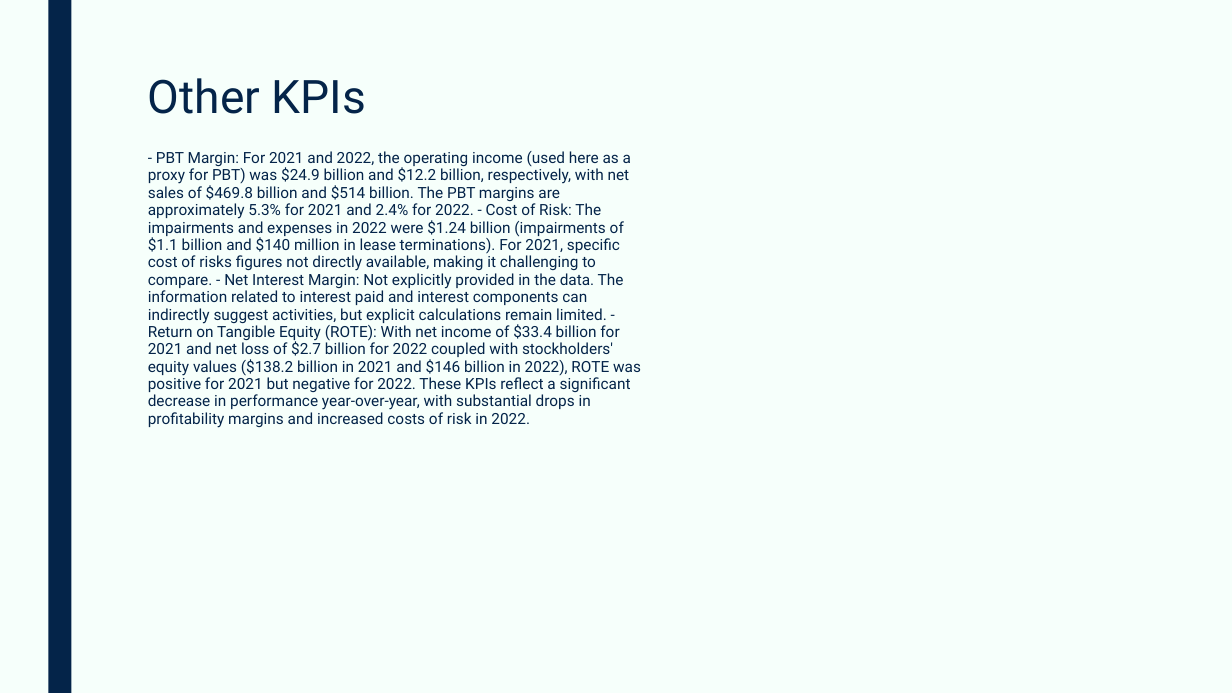
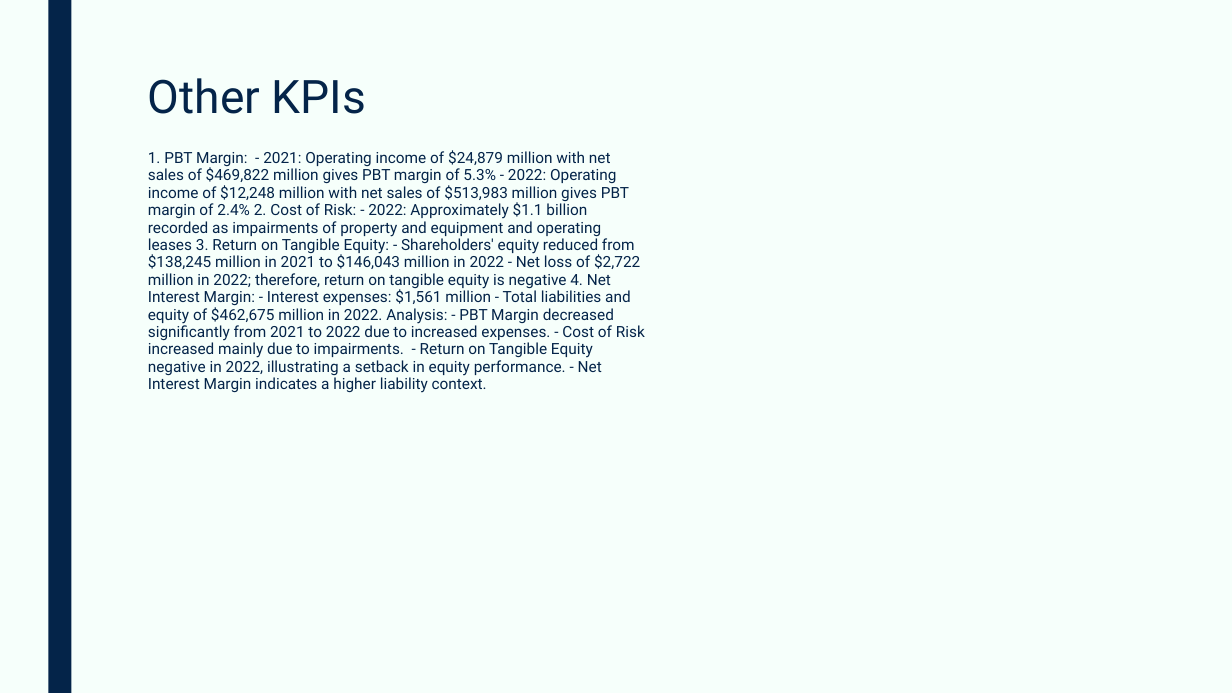
Before and after one commit to devangovind/AMUCLDISS, a slide deck: slide 5 of fastapi-backend/pres/output.pptx. Drawn at 1232x693 pixels with LibreOffice and Linux fonts; fonts in the diff are those of the drawing. Boxes give left, top, right and bottom in pixels: in the first picture for what was removed or moved away, otherwise in the second. Text is boxed around its words. In the diff, an @@ line names an element or a change of style, - is before the commit and + after.

```diff
--- a/fastapi-backend/pres/output.pptx
+++ b/fastapi-backend/pres/output.pptx
@@ text at [148,150,645,393]: text changed @@
-- PBT Margin: For 2021 and 2022, the operating income (used here as a proxy for PBT) was $24.9 billion and $12.2 billion, respectively, with net sales of $469.8 billion and $514 billion. The PBT margins are approximately 5.3% for 2021 and 2.4% for 2022. - Cost of Risk: The impairments and expenses in 2022 were $1.24 billion (impairments of $1.1 billion and $140 million in lease terminations). For 2021, specific cost of risks figures not directly available, making it challenging to compare. - Net Interest Margin: Not explicitly provided in the data. The information related to interest paid and interest components can indirectly suggest activities, but explicit calculations remain limited. - Return on Tangible Equity (ROTE): With net income of $33.4 billion for 2021 and net loss of $2.7 billion for 2022 coupled with stockholders' equity values ($138.2 billion in 2021 and $146 billion in 2022), ROTE was positive for 2021 but negative for 2022. These KPIs reflect a significant decrease in performance year-over-year, with substantial drops in profitability margins and increased costs of risk in 2022.
+1. PBT Margin: - 2021: Operating income of $24,879 million with net sales of $469,822 million gives PBT margin of 5.3% - 2022: Operating income of $12,248 million with net sales of $513,983 million gives PBT margin of 2.4% 2. Cost of Risk: - 2022: Approximately $1.1 billion recorded as impairments of property and equipment and operating leases 3. Return on Tangible Equity: - Shareholders' equity reduced from $138,245 million in 2021 to $146,043 million in 2022 - Net loss of $2,722 million in 2022; therefore, return on tangible equity is negative 4. Net Interest Margin: - Interest expenses: $1,561 million - Total liabilities and equity of $462,675 million in 2022. Analysis: - PBT Margin decreased significantly from 2021 to 2022 due to increased expenses. - Cost of Risk increased mainly due to impairments. - Return on Tangible Equity negative in 2022, illustrating a setback in equity performance. - Net Interest Margin indicates a higher liability context.
```
Also in this commit, not shown: 4 other slides changed, 10 other files.
